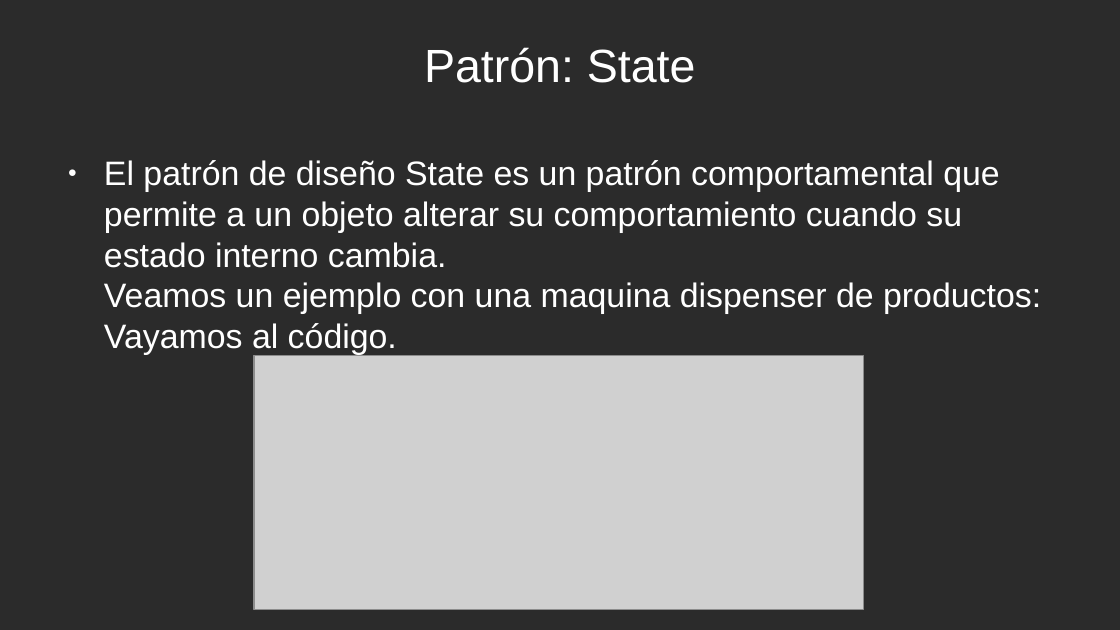
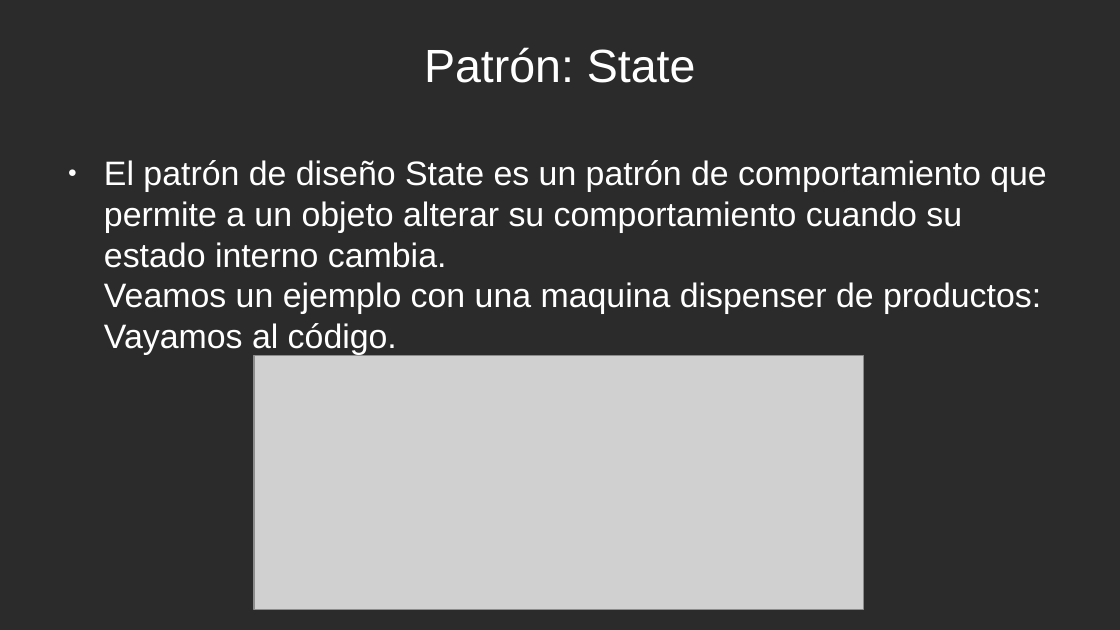
Before and after one commit to LucaRamponi/PatronesEnSoftware, a slide deck: slide 4 of PATRONES DE DISEÑO- De comportamiento.odp. Drawn at 1120x630 pixels with LibreOffice and Linux fonts; fonts in the diff are those of the drawing; grey boxes stand for pictures; background and template pictures are left out; a plain dark background stands for a picture behind light text. Boxes give left, top, right and bottom in pixels: in the first picture for what was removed or moved away, otherwise in the second. Text is boxed around its words. In the diff, an @@ line names an element or a change of style, - is before the commit and + after.

```diff
--- a/PATRONES DE DISEÑO- De comportamiento.odp
+++ b/PATRONES DE DISEÑO- De comportamiento.odp
@@ text at bbox=[104, 160, 1047, 355]: text changed @@
-● El patrón de diseño State es un patrón comportamental que permite a un objeto alterar su comportamiento cuando su estado interno cambia.
-  Veamos un ejemplo con una maquina dispenser de productos:
-  Vayamos al código.
+● El patrón de diseño State es un patrón de comportamiento que permite a un objeto alterar su comportamiento cuando su estado interno cambia.
+  Veamos un ejemplo con una maquina dispenser de productos:
+  Vayamos al código.
```
Also in this commit, not shown: 27 other files.
